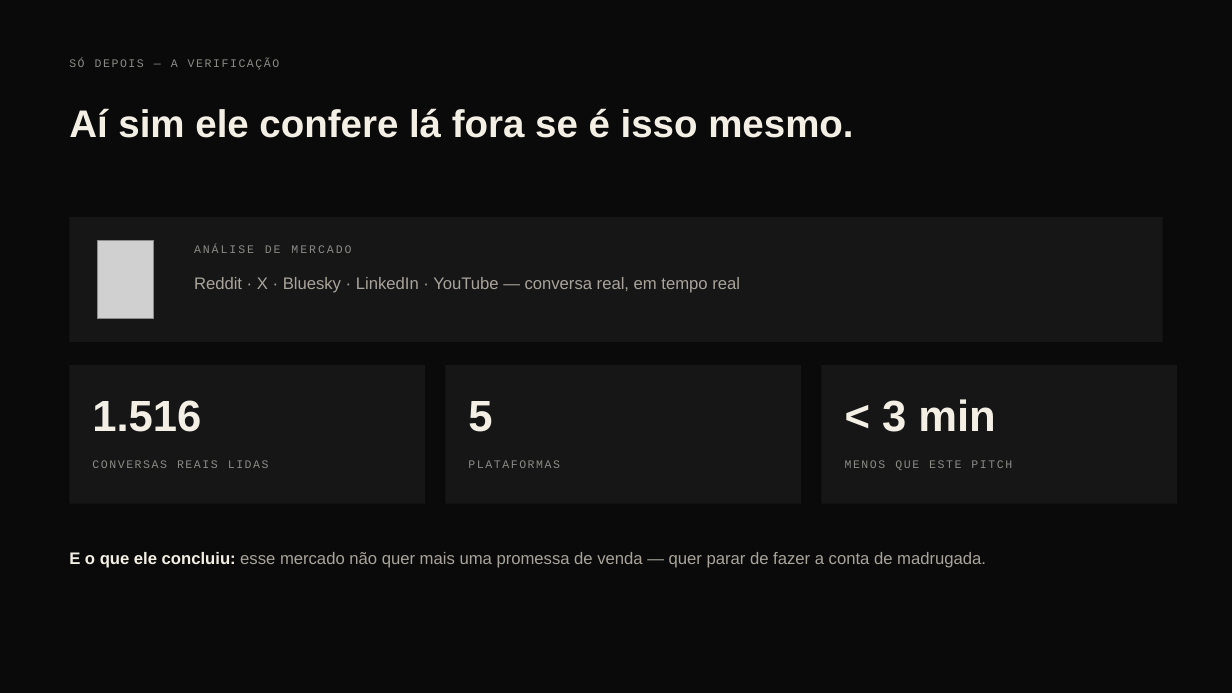
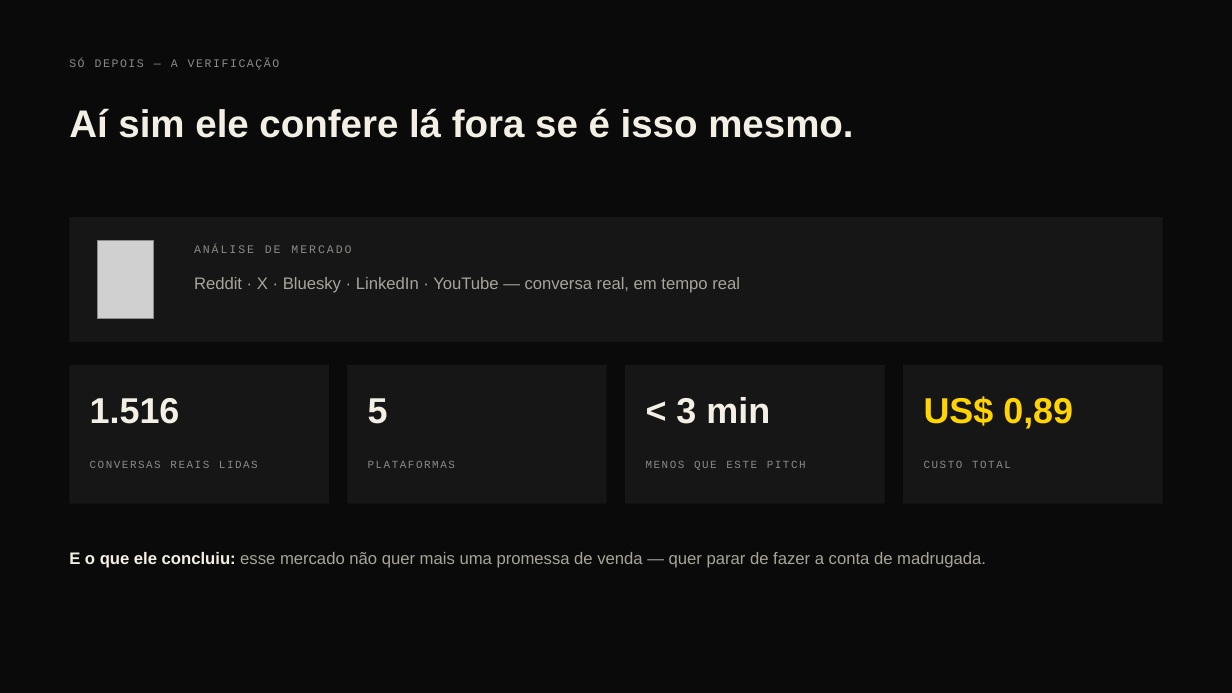
Before and after one commit to julio-amaral-oliveira/hack2L, a slide deck: slide 4 of deck/BrandLoop-deck.pptx. Drawn at 1232x693 pixels with LibreOffice and Linux fonts; fonts in the diff are those of the drawing; grey boxes stand for pictures. Boxes give left, top, right and bottom in pixels: in the first picture for what was removed or moved away, otherwise in the second. Text is boxed around its words. In the diff, an @@ line names an element or a change of style, - is before the commit and + after.

```diff
--- a/deck/BrandLoop-deck.pptx
+++ b/deck/BrandLoop-deck.pptx
@@ rectangle: place and size @@
-rectangle at [69, 365, 425, 504]
+rectangle at [69, 365, 329, 504]
@@ rectangle: place and size @@
-rectangle at [445, 365, 801, 504]
+rectangle at [348, 365, 607, 504]
@@ text "5": place and size @@
-text "5" at [468, 401, 492, 432]
+text "5" at [368, 398, 388, 424]
@@ rectangle: place and size @@
-rectangle at [822, 365, 1177, 504]
+rectangle at [626, 365, 885, 504]
@@ size 34 to 28 pt in 3 elements at [90, 398, 180, 424], [368, 398, 388, 424], [676, 397, 770, 424] @@
@@ text "< 3 min": place and size @@
-text "< 3 min" at [882, 399, 995, 432]
+text "< 3 min" at [676, 397, 770, 424]
@@ rectangle added at [903, 365, 1163, 504], fill #161616 @@
@@ text added at [924, 396, 1073, 429], 28 pt, text #FFD400, bold @@
+US$ 0,89
@@ text "PLATAFORMAS": place and size @@
-text "PLATAFORMAS" at [468, 460, 560, 468]
+text "PLATAFORMAS" at [368, 461, 455, 468]
@@ size 9 to 8.5 pt in 3 elements at [90, 461, 258, 468], [368, 461, 455, 468], [646, 461, 806, 470] @@
@@ text "MENOS QUE ESTE PITCH": place and size @@
-text "MENOS QUE ESTE PITCH" at [845, 460, 1012, 470]
+text "MENOS QUE ESTE PITCH" at [646, 461, 806, 470]
@@ text added at [924, 461, 1011, 468], 8.5 pt, text #8A8A86 @@
+CUSTO TOTAL
```
Also in this commit, not shown: 1 other slide changed, 3 other files.
